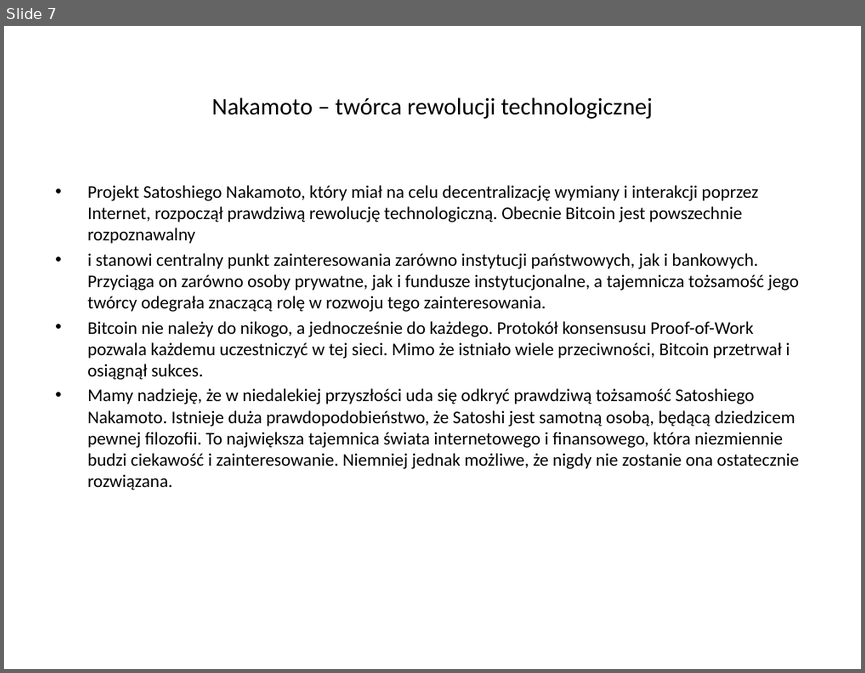
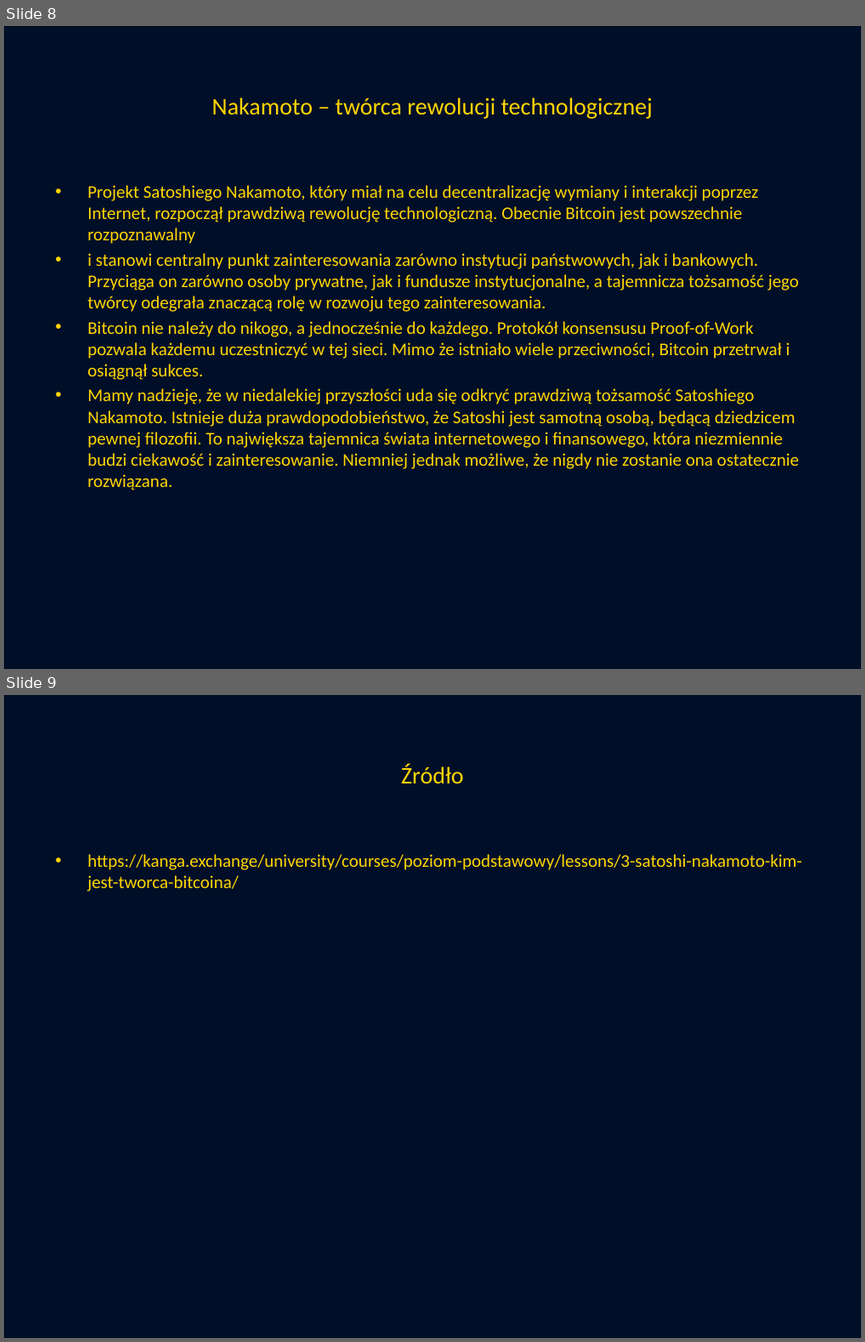
Before and after one commit to AndriiKendzor/Scraping-project-, a slide deck: Kto jest prawdziwym twórcą Bitcoina (63656).pptx. Shown one above the other, each under a label of ours: slide 7 before the commit, slides 8 and 9 after it. The pictures are 865x673 and 865x1342 pixels, drawn with LibreOffice and Linux fonts; fonts in the diff are those of the drawing. Boxes give left, top, right and bottom in pixels: in the first picture for what was removed or moved away, otherwise in the second. Text is boxed around its words. In the diff, an @@ line names an element or a change of style, - is before the commit and + after.

```diff
--- a/Kto jest prawdziwym twórcą Bitcoina (63656).pptx
+++ b/Kto jest prawdziwym twórcą Bitcoina (63656).pptx
@@ slide 9 added at (4,695,861,1338), background #000E28 @@
@@ title added at (401,764,464,783), 20 pt, text #FFD500 @@
+Źródło
@@ text added at (87,854,802,891), 15 pt, text #FFD500 @@
+• https://kanga.exchange/university/courses/poziom-podstawowy/lessons/3-satoshi-nakamoto-kim-jest-tworca-bitcoina/
@@ what was slide 7 is now slide 8 @@
@@ slide 8 changed as well @@
@@ background #FFFFFF to #000E28 @@
@@ title "Nakamoto – twórca rewolucji technologicznej" at (212,97,653,119): text colour #000000 to #FFD500 @@
@@ text "Projekt Satoshiego Nakamoto, który miał ..." at (87,185,799,490): text colour #000000 to #FFD500 @@
```
Also in this commit, not shown: 7 other slides changed, 1 other slide added, 1 other file.
